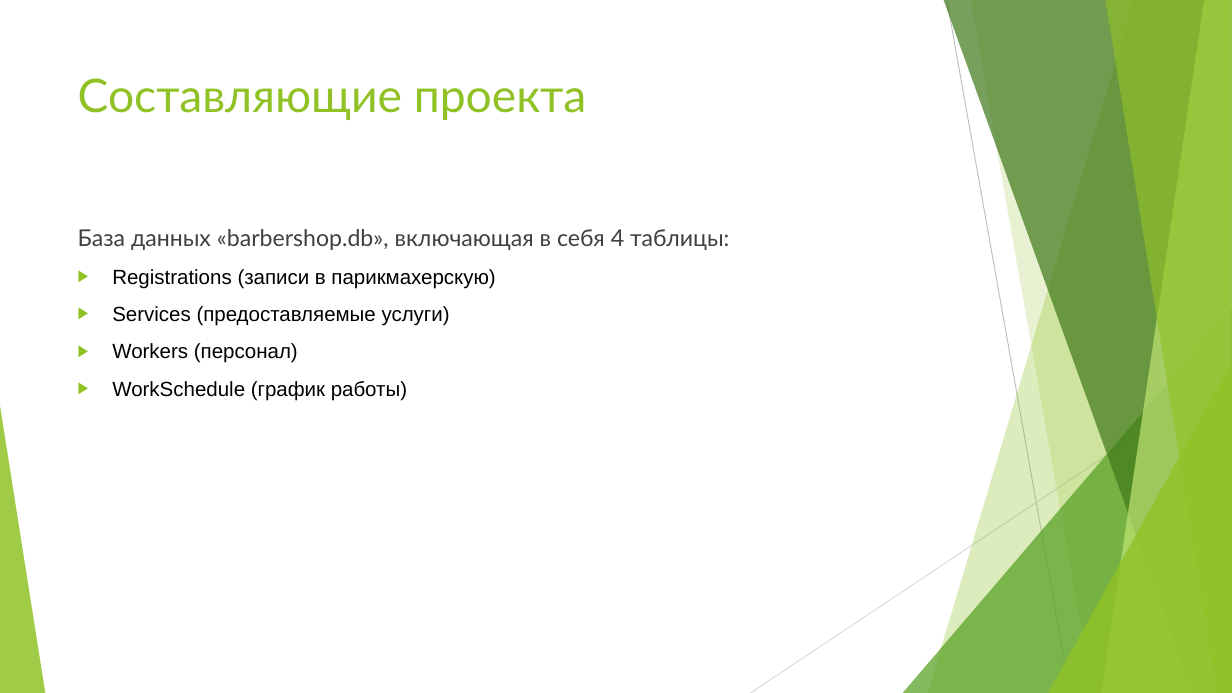
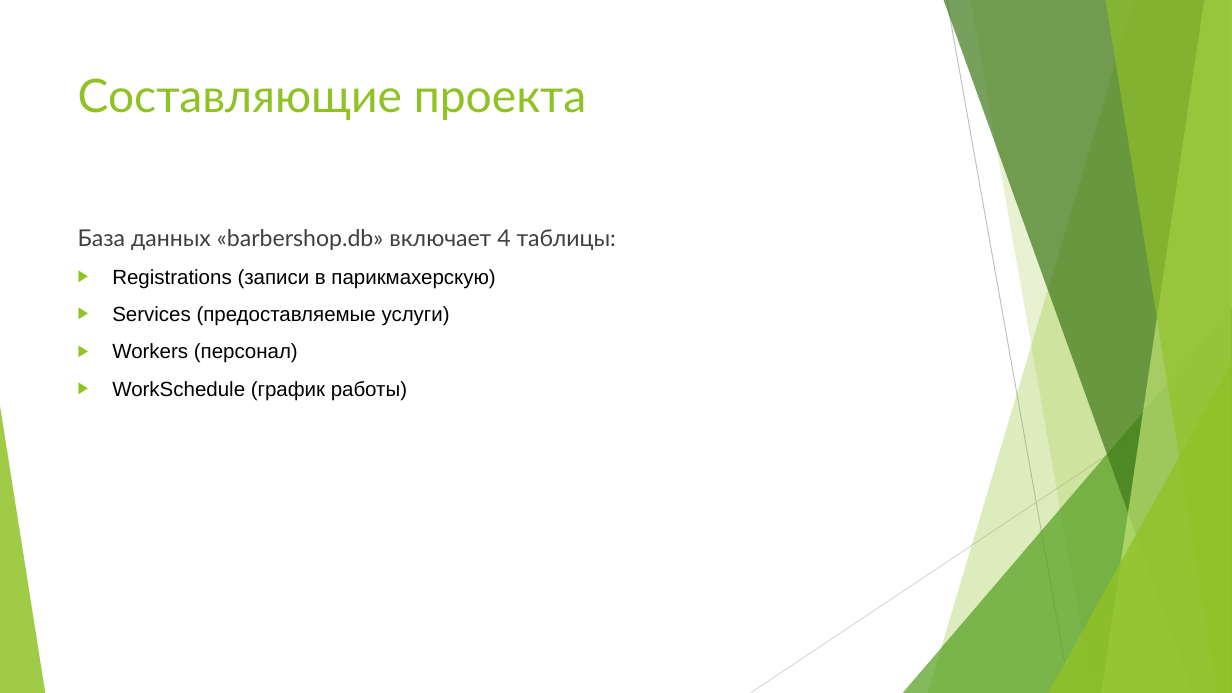
Before and after one commit to SergeEvdokimov/QT_barbershop, a slide deck: slide 4 of Barbershop.pptx. Drawn at 1232x693 pixels with LibreOffice and Linux fonts; fonts in the diff are those of the drawing. Boxes give left, top, right and bottom in pixels: in the first picture for what was removed or moved away, otherwise in the second. Text is boxed around its words. In the diff, an @@ line names an element or a change of style, - is before the commit and + after.

```diff
--- a/Barbershop.pptx
+++ b/Barbershop.pptx
@@ text at bbox=[78, 229, 616, 250]: text changed @@
-База данных «barbershop.db», включающая в себя 4 таблицы:
+База данных «barbershop.db» включает 4 таблицы:
```
Also in this commit, not shown: 5 other slides changed.
